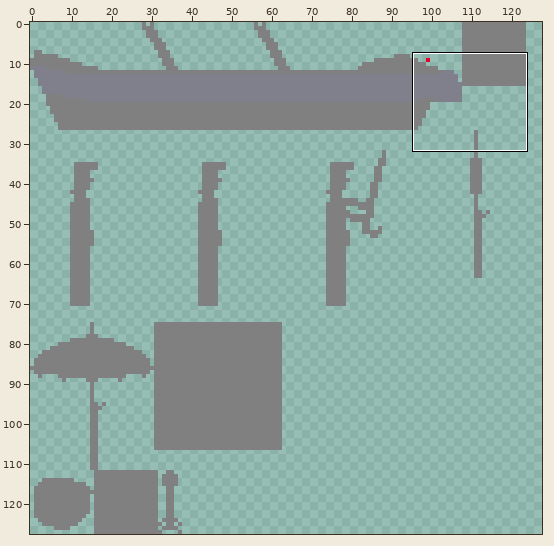
One commit to this sprite sheet: resource/tiles_atlas_0_displace.png. Above, an overview of the earlier version with the close-up marked.
Close-up. Before the commit:
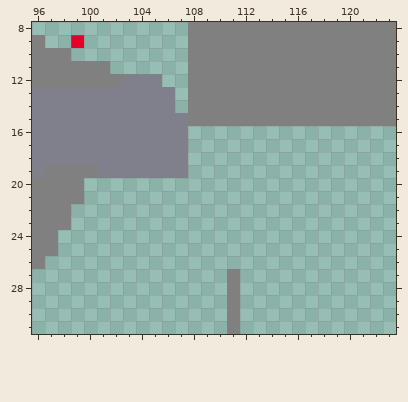
The file is 128x128 pixels. Pixels under 10% opacity are left out. Colours within 5 levels of each other are drawn and written as one. Shown: x 96..123, y 8..31.
The same view after the edit:
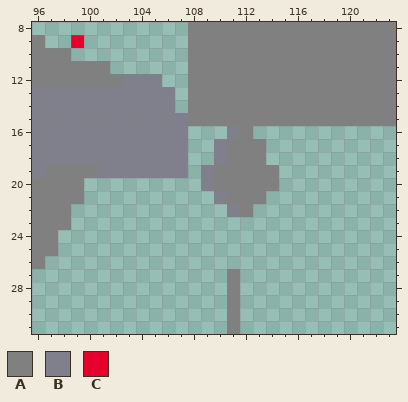
Palette (. is transparent): A #808080  B #80808c  C #e7002b
Change:
@@ x 107..116 @@
 15 BAAAAAAAAA
-16 B.........
-17 B.........
-18 B.........
-19 B.........
-20 ..........
-21 ..........
-22 ..........
+16 B...BA....
+17 B..BAAA...
+18 B..BAAA...
+19 B.BAAAAA..
+20 ..BAAAAA..
+21 ...BAAA...
+22 ....BA....
 23 ..........
Where, in picture pixels (left, top, right, bottom), the same in both close-ups:
added: (201, 126, 279, 217)
